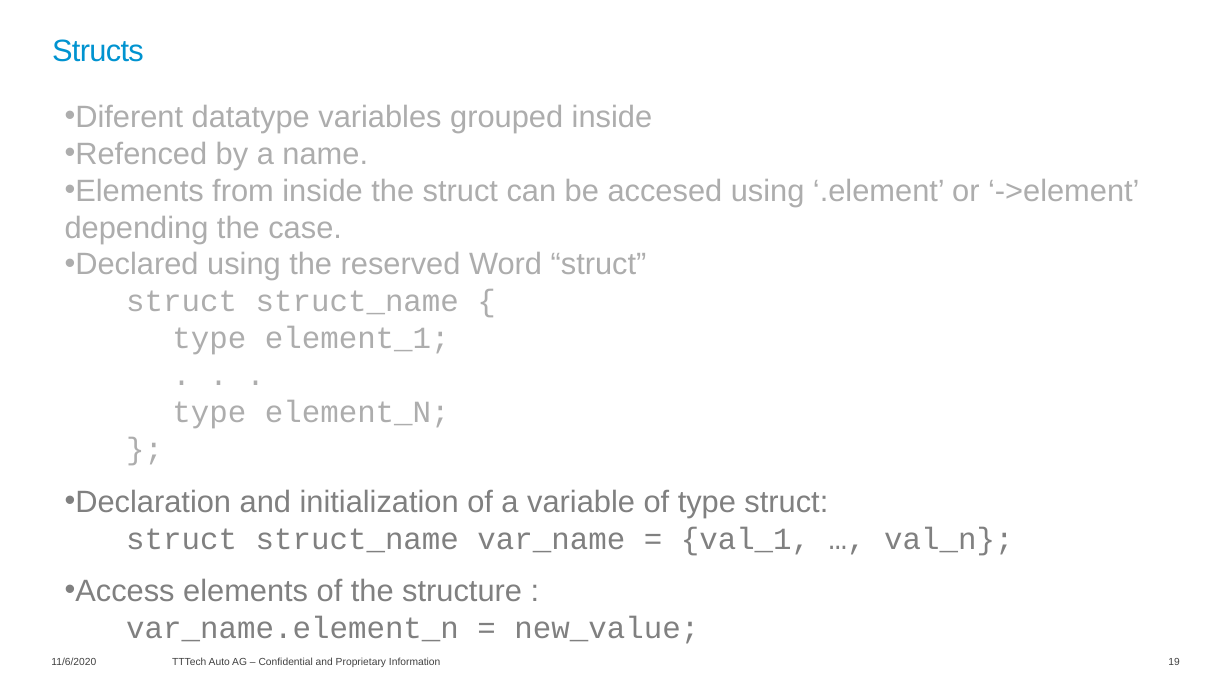
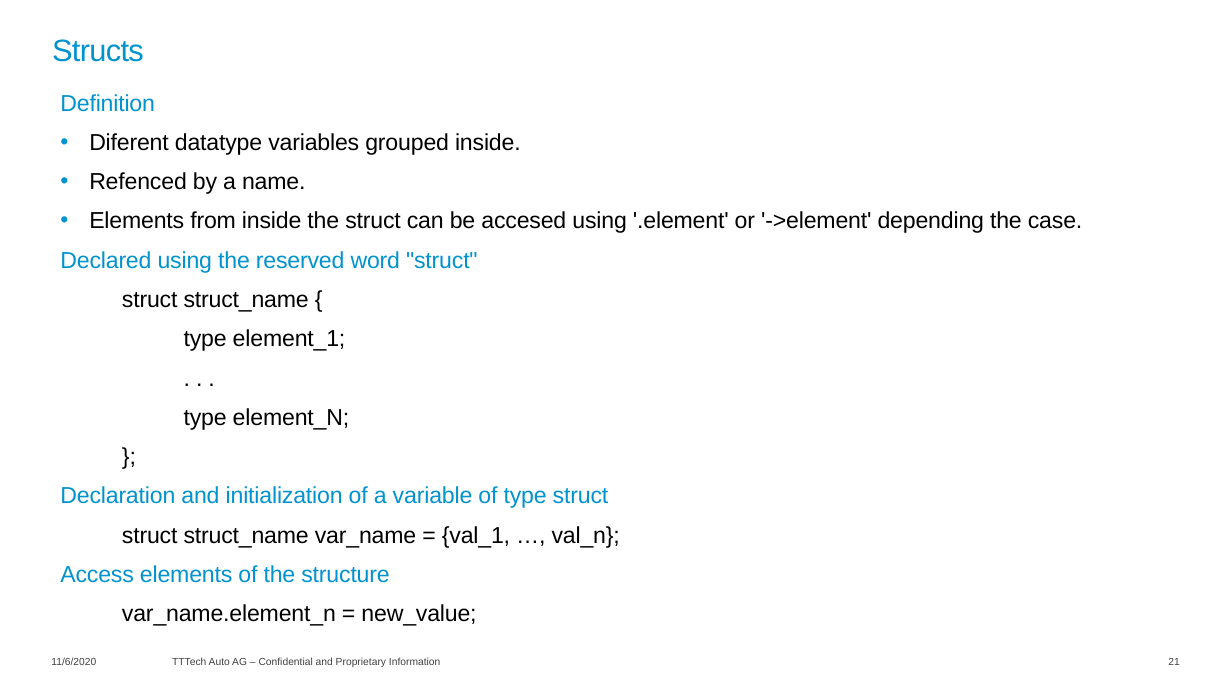
Before and after one commit to lucianotttech/C_Training, a slide deck: slide 21 of 01-Theory material/C_Training.pptx (slide 19 before the commit). Drawn at 1232x693 pixels with LibreOffice and Linux fonts; fonts in the diff are those of the drawing; background and template pictures are left out. Boxes give left, top, right and bottom in pixels: in the first picture for what was removed or moved away, otherwise in the second. Text is boxed around its words. In the diff, an @@ line names an element or a change of style, - is before the commit and + after.

Commit message:
Format the slides, improve example 17, and add new code files contained in the slides

```diff
--- a/01-Theory material/C_Training.pptx
+++ b/01-Theory material/C_Training.pptx
@@ text "Definition": place and size @@
-text "Definition" at [65,105,1139,644]
+text "Definition" at [60,94,1082,626]
@@ text at [60,94,521,155]: text changed; size 24 to 18 pt; text colour #ADADAD to #000000 @@
-• Diferent datatype variables grouped inside
+Definition
+• Diferent datatype variables grouped inside.
@@ text at [89,172,620,626]: size 24 to 18 pt, letter spacing 0 to -0.1 pt in "Refenced by a name.", "struct struct_name {", "type element_1;", ". . ." and 4 more places; text colour #ADADAD to #000000 in "Refenced by a name.", "struct struct_name {", "type element_1;", ". . ." and 2 more places; font Courier New to Arial in "struct struct_name {", "type element_1;", ". . .", "type element_N;" and 3 more places; text colour #808080 to #000000 in "struct struct_name var_name = {val_1, …, val_n};", "var_name.element_n = new_value;"; indent changed; more space between paragraphs; list level 2 to 4 in "type element_1;"; list level 2 to 4 in ". . ."; list level 2 to 4 in "type element_N;"; list level 2 to 3 in "};"; list level 2 to 3 in "struct struct_name var_name = {val_1, ..." @@
@@ text at [60,211,1082,273]: text changed; size 24 to 18 pt; text colour #ADADAD to #000000 @@
-• Elements from inside the struct can be accesed using ‘.element’ or ‘->element’ depending the case.
-• Declared using the reserved Word “struct”
+• Elements from inside the struct can be accesed using '.element' or '->element' depending the case.
+Declared using the reserved word "struct"
@@ text at [60,486,609,508]: text changed; size 24 to 18 pt; text colour #808080 to #0093D0 @@
-• Declaration and initialization of a variable of type struct:
+Declaration and initialization of a variable of type struct
@@ text at [60,565,389,583]: text changed; size 24 to 18 pt; text colour #808080 to #0093D0 @@
-• Access elements of the structure :
+Access elements of the structure
@@ page number at [1168,658,1179,665]: text changed @@
-19
+21
```
Also in this commit, not shown: 40 other slides changed, 5 slides added, 6 other files.
